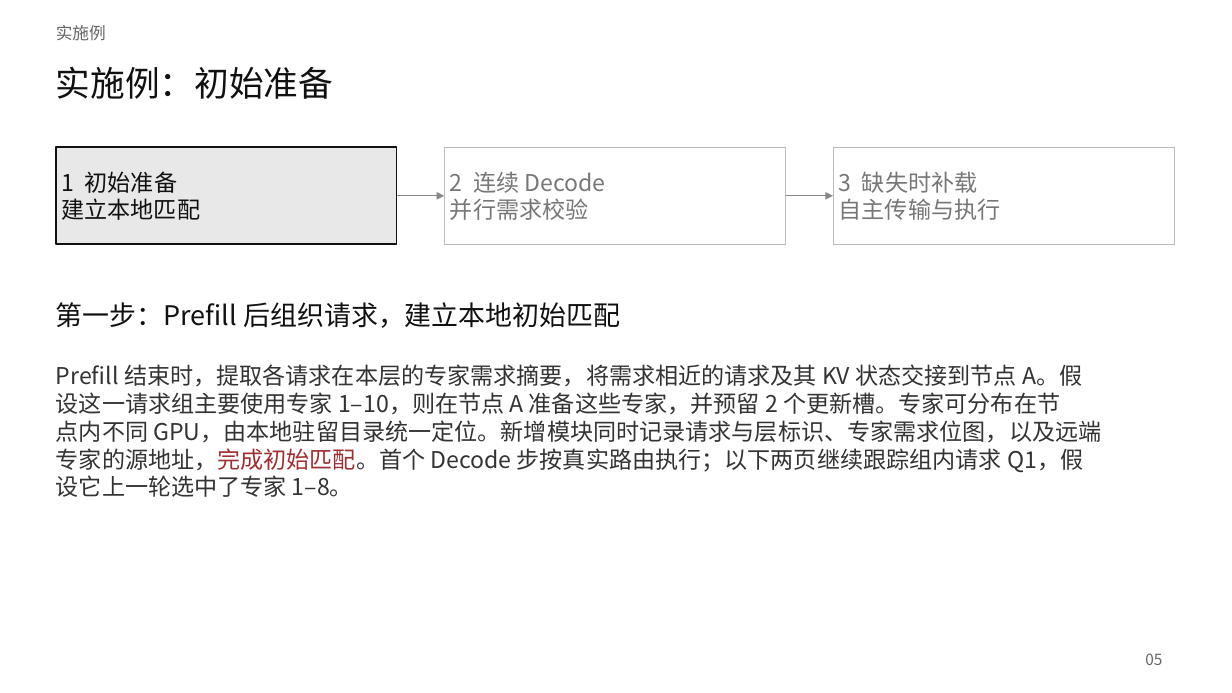
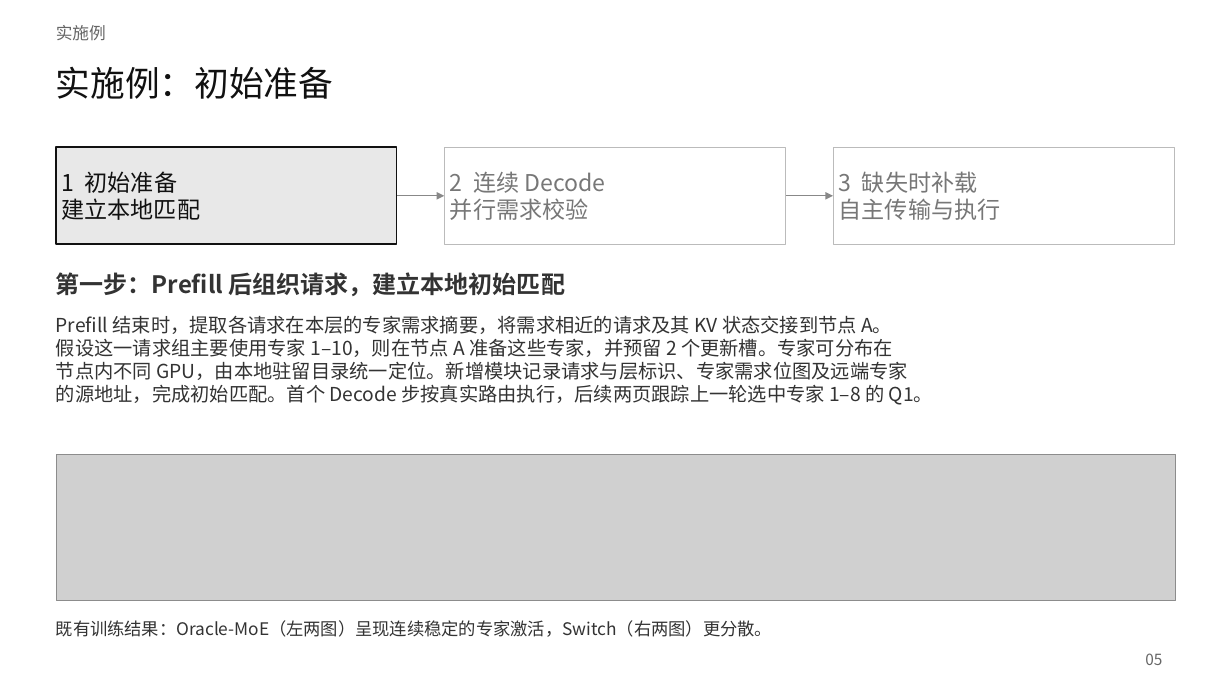
Before and after one commit to Frandium/kv_cache, a slide deck: slide 5 of main_swapmoe/patents/ppt/MoE解码专家驻留与自主补载.pptx. Drawn at 1232x693 pixels with LibreOffice and Linux fonts; fonts in the diff are those of the drawing; grey boxes stand for pictures. Boxes give left, top, right and bottom in pixels: in the first picture for what was removed or moved away, otherwise in the second. Text is boxed around its words. In the diff, an @@ line names an element or a change of style, - is before the commit and + after.

```diff
--- a/main_swapmoe/patents/ppt/MoE解码专家驻留与自主补载.pptx
+++ b/main_swapmoe/patents/ppt/MoE解码专家驻留与自主补载.pptx
@@ text "第一步：Prefill 后组织请求，建立本地初始匹配" moved from (x1=56, y1=302, x2=620, y2=328) to (x1=56, y1=272, x2=565, y2=296) @@
@@ text "第一步：Prefill 后组织请求，建立本地初始匹配" at (x1=56, y1=272, x2=565, y2=296): size 21 to 18.8 pt, font Noto Sans CJK SC to Noto Sans CJK JP, text colour #111111 to #333333, bold on @@
@@ text at (x1=56, y1=315, x2=933, y2=405): text changed; size 18 to 15 pt; font Noto Sans CJK SC to Noto Sans CJK JP @@
-Prefill 结束时，提取各请求在本层的专家需求摘要，将需求相近的请求及其 KV 状态交接到节点 A。假
-设这一请求组主要使用专家 1–10，则在节点 A 准备这些专家，并预留 2 个更新槽。专家可分布在节
-点内不同 GPU，由本地驻留目录统一定位。新增模块同时记录请求与层标识、专家需求位图，以及远端
-专家的源地址，完成初始匹配。首个 Decode 步按真实路由执行；以下两页继续跟踪组内请求 Q1，假
-设它上一轮选中了专家 1–8。
+Prefill 结束时，提取各请求在本层的专家需求摘要，将需求相近的请求及其 KV 状态交接到节点 A。
+假设这一请求组主要使用专家 1–10，则在节点 A 准备这些专家，并预留 2 个更新槽。专家可分布在
+节点内不同 GPU，由本地驻留目录统一定位。新增模块记录请求与层标识、专家需求位图及远端专家
+的源地址，完成初始匹配。首个 Decode 步按真实路由执行，后续两页跟踪上一轮选中专家 1–8 的 Q1。
@@ picture added at (x1=56, y1=455, x2=1177, y2=601) @@
@@ text added at (x1=56, y1=620, x2=772, y2=637), 13.5 pt, text #333333 @@
+既有训练结果：Oracle-MoE（左两图）呈现连续稳定的专家激活，Switch（右两图）更分散。
```
Also in this commit, not shown: 1 other slide changed, 1 other file.
